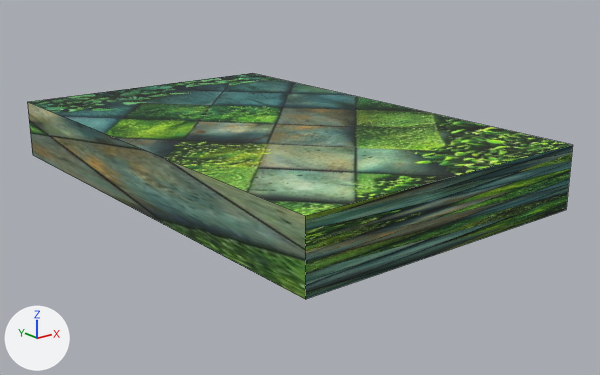
What one commit did to the Blender file Assets/front_wall.blend.
Camera for both pictures: a 50 mm lens placed at (-3.97, -5.35, 1.76), pointed at (0.14, -0.22, -0.29). Lighting does not change. The marker at lower left points along +X, +Y and +Z. Mesh edges are drawn as thin lines.

Objects in the first picture: 'Wall'.
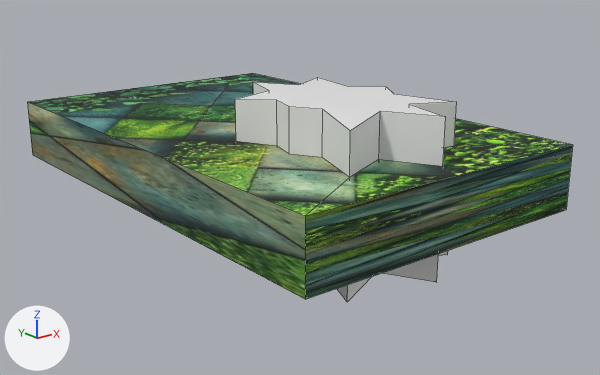
Commit message: Added holes to walls + fixed up navmesh

Location of each change, [x1, y1, x2, y2] in pixels of the pictures (600 x 375 px):
```json
{"object": "Wall", "change": "modifiers changed, reshaped", "before": [27, 73, 573, 299], "after": [27, 73, 573, 299]}
{"object": "Cylinder", "change": "added", "after": [235, 77, 457, 302]}
```

The change, as JSON lines over the scene's bpy script:
```json
{"op": "add", "block": "me_cylinder", "code": ["me_cylinder = bpy.data.meshes.new('Cylinder')", "me_cylinder.from_pydata(...)  # 32 vertices, 18 faces; spans x -1.49..1.44, y -1.63..1.52, z -1.05..1.0"]}
{"op": "add", "block": "ob_wall", "code": "_m = ob_wall.modifiers.new('Boolean.002', 'BOOLEAN')"}
{"op": "add", "block": "ob_wall", "code": "_m.object = ob_cylinder"}
{"op": "add", "block": "ob_cylinder", "code": ["ob_cylinder = bpy.data.objects.new('Cylinder', me_cylinder)", "ob_cylinder.location = (-0.033, -0.852, 0.0)", "ob_cylinder.rotation_euler = (0.0, 0.0, 0.124)  # degrees (0, 0, 7.1)", "ob_cylinder.scale = (0.418, 0.583, 0.583)"]}
```
